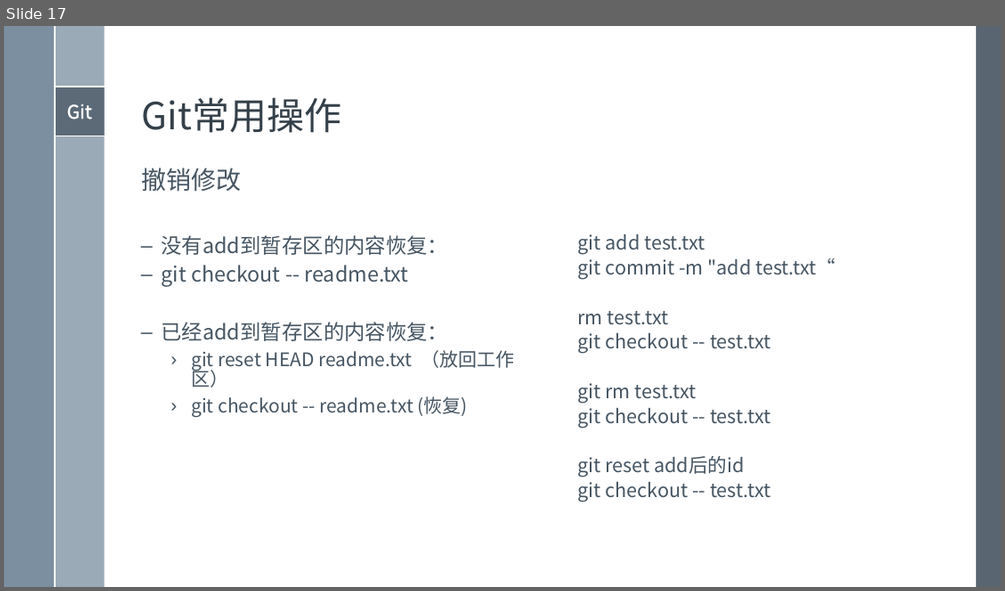
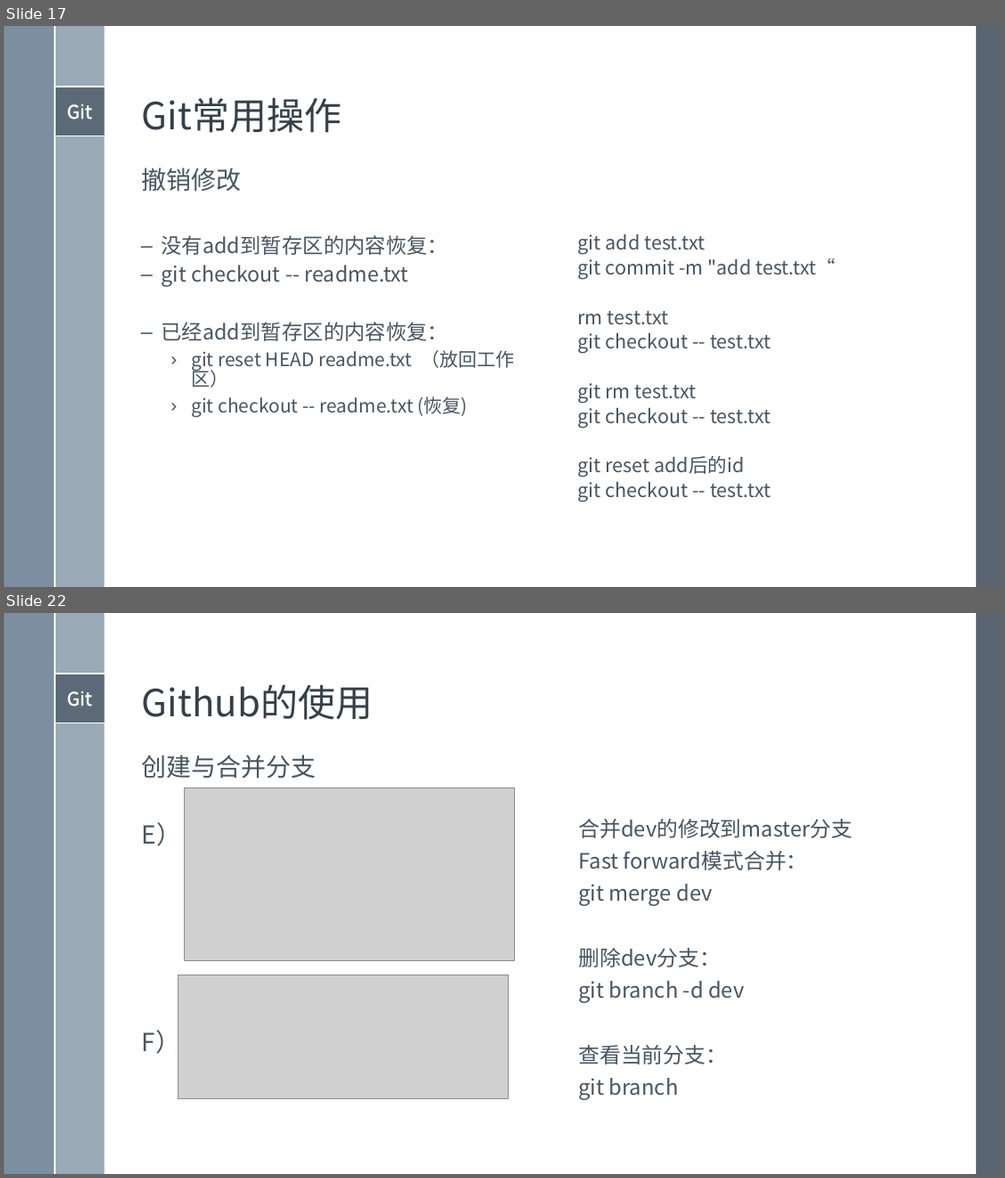
Before and after one commit to xami/joke, a slide deck: docs/windows模板/演示文稿 2.pptx. Shown one above the other, each under a label of ours: slide 17 before the commit, slides 17 and 22 after it; the slides between them are not shown. The pictures are 1005x591 and 1005x1178 pixels, drawn with LibreOffice and Linux fonts; fonts in the diff are those of the drawing; grey boxes stand for pictures. Boxes give left, top, right and bottom in pixels: in the first picture for what was removed or moved away, otherwise in the second. Text is boxed around its words. In the diff, an @@ line names an element or a change of style, - is before the commit and + after.

```diff
--- a/docs/windows模板/演示文稿 2.pptx
+++ b/docs/windows模板/演示文稿 2.pptx
@@ slide 22 added at [4, 613, 1001, 1174], background #FFFFFF; not listed: 7 template elements that a slide beside it also shows @@
@@ title added at [142, 684, 372, 720], 36 pt, text #35404A @@
+Github的使用
@@ text added at [142, 755, 316, 779], 24 pt, text #465562 @@
+创建与合并分支
@@ picture added at [184, 787, 514, 960] @@
@@ text added at [142, 822, 182, 1058], 24 pt, text #465562 @@
+E）
+F）
@@ text added at [578, 819, 852, 1100], 20.4 pt, text #465562 @@
+合并dev的修改到master分支
+Fast forward模式合并：
+git merge dev
+删除dev分支：
+git branch -d dev
+查看当前分支：
+git branch
@@ picture added at [178, 974, 508, 1098] @@
```
Also in this commit, not shown: 2 slides changed, 13 other slides added, 9 slides removed, 12 other files.
